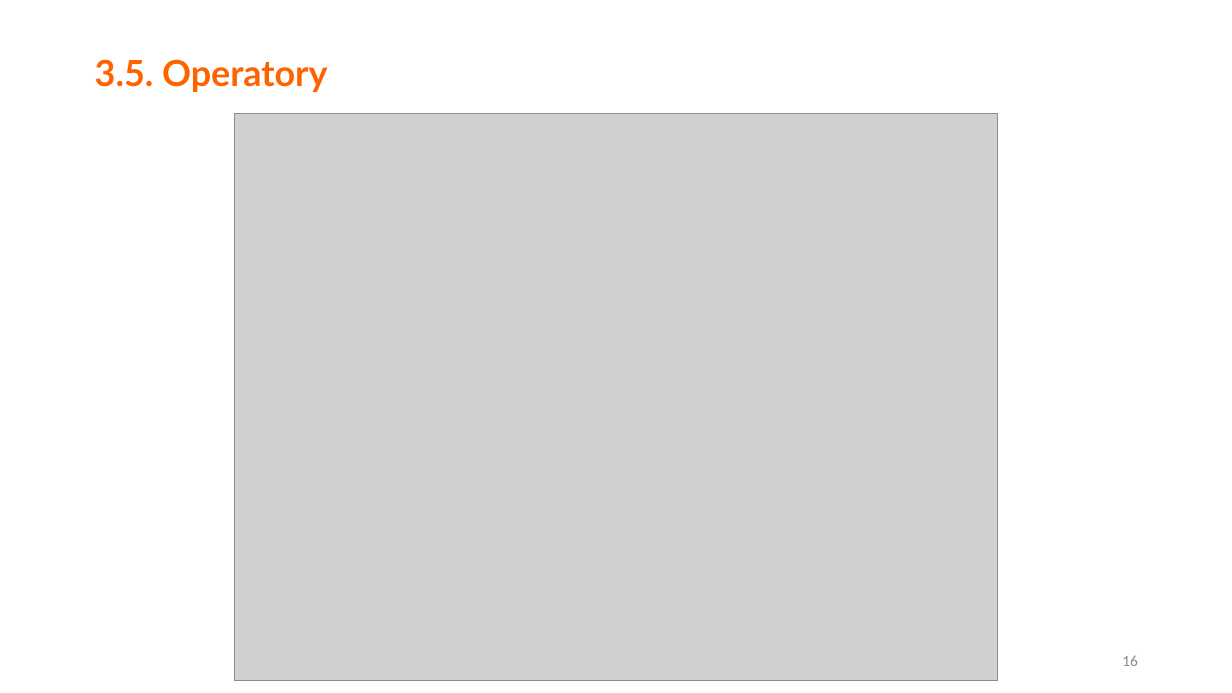
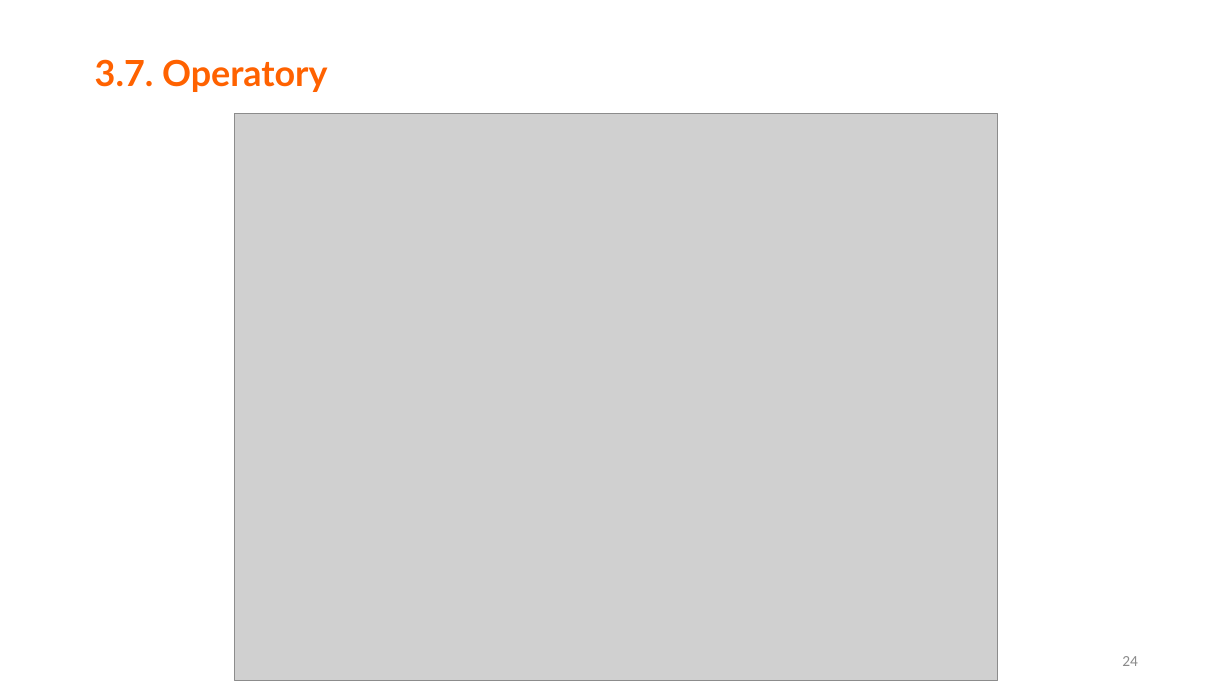
Before and after one commit to morelq/PodstawyCsharp, a slide deck: slide 24 of Podstawy Csharp v2.pptx (slide 16 before the commit). Drawn at 1232x693 pixels with LibreOffice and Linux fonts; fonts in the diff are those of the drawing; grey boxes stand for pictures. Boxes give left, top, right and bottom in pixels: in the first picture for what was removed or moved away, otherwise in the second. Text is boxed around its words. In the diff, an @@ line names an element or a change of style, - is before the commit and + after.

```diff
--- a/Podstawy Csharp v2.pptx
+++ b/Podstawy Csharp v2.pptx
@@ title at [95,59,328,92]: text changed @@
-3.5. Operatory
+3.7. Operatory
@@ page number at [1122,656,1138,666]: text changed @@
-16
+24
```
Also in this commit, not shown: 19 other slides changed, 10 slides added, 3 slides removed, 14 other files.
